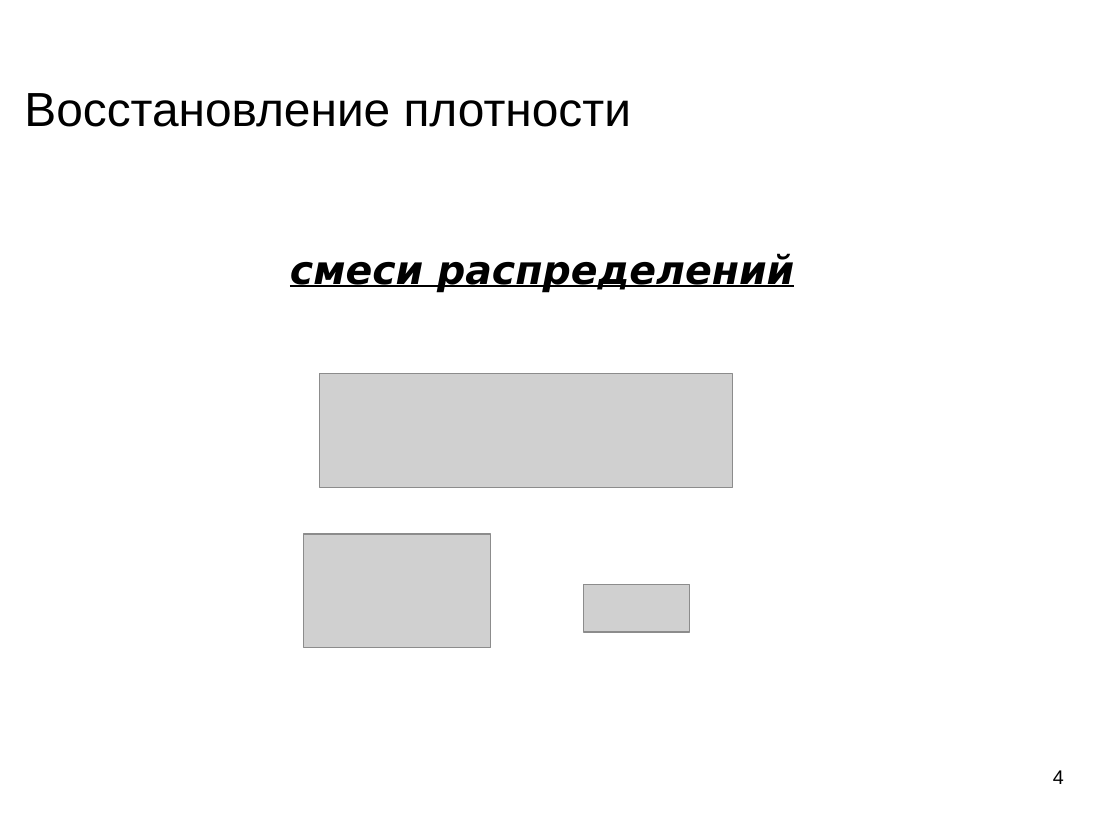
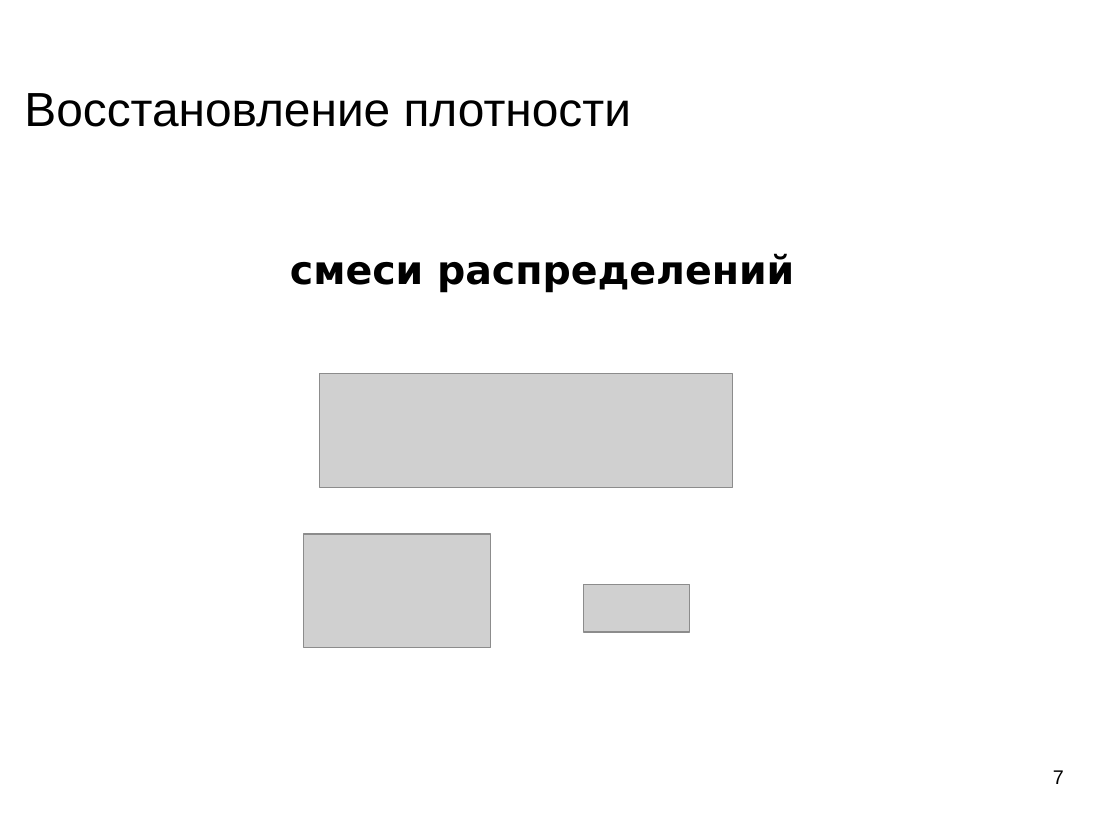
Before and after one commit to mechanoid5/ml_lectorium_2024_I, a slide deck: slide 7 of 10-em.odp (slide 4 before the commit). Drawn at 1120x840 pixels with LibreOffice and Linux fonts; fonts in the diff are those of the drawing; grey boxes stand for pictures; background and template pictures are left out. Boxes give left, top, right and bottom in pixels: in the first picture for what was removed or moved away, otherwise in the second. Text is boxed around its words. In the diff, an @@ line names an element or a change of style, - is before the commit and + after.

```diff
--- a/10-em.odp
+++ b/10-em.odp
@@ text "смеси распределений" at [290, 253, 794, 293]: italic off, underline off @@
@@ page number at [1053, 770, 1064, 784]: text changed @@
-4
+7
```
Also in this commit, not shown: 1 other slide changed, 4 slides added, 1 slide removed, 5 other files.
